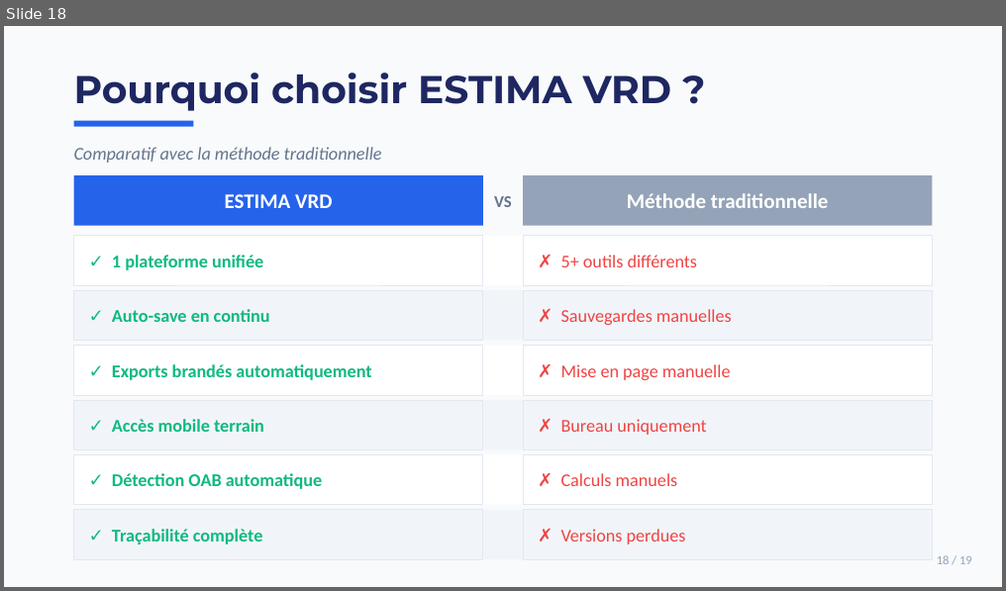
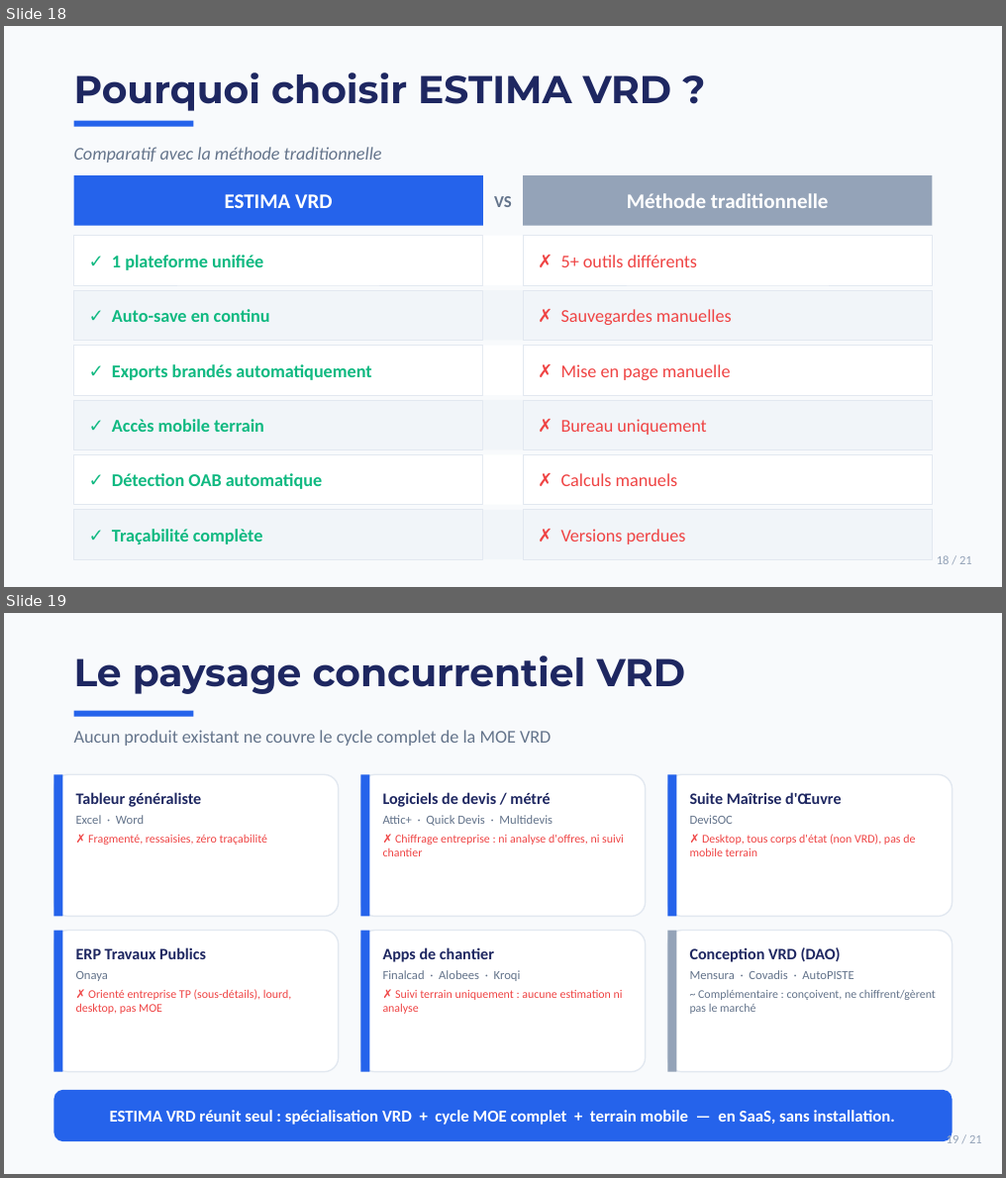
Before and after one commit to sgbiason-ai/ESTIMA, a slide deck: ESTIMA_VRD_Presentation_Commerciale.pptx. Shown one above the other, each under a label of ours: slide 18 before the commit, slides 18 and 19 after it. The pictures are 1006x591 and 1006x1178 pixels, drawn with LibreOffice and Linux fonts; fonts in the diff are those of the drawing. Boxes give left, top, right and bottom in pixels: in the first picture for what was removed or moved away, otherwise in the second. Text is boxed around its words. In the diff, an @@ line names an element or a change of style, - is before the commit and + after.

```diff
--- a/ESTIMA_VRD_Presentation_Commerciale.pptx
+++ b/ESTIMA_VRD_Presentation_Commerciale.pptx
@@ slide 19 added at <box>4,613,1002,1174</box>, background #F8FAFC @@
@@ text added at <box>74,656,686,694</box>, 28 pt, text #1E2761, bold @@
+Le paysage concurrentiel VRD
@@ rectangle added at <box>74,711,194,717</box>, fill #2563EB @@
@@ text added at <box>74,730,550,746</box>, 13 pt, text #64748B @@
+Aucun produit existant ne couvre le cycle complet de la MOE VRD
@@ rounded rectangle added at <box>54,774,339,916</box>, fill #FFFFFF, outline #E2E8F0 1 pt @@
@@ rectangle added at <box>54,774,62,916</box>, fill #2563EB @@
@@ rounded rectangle added at <box>361,774,646,916</box>, fill #FFFFFF, outline #E2E8F0 1 pt @@
@@ rectangle added at <box>361,774,370,916</box>, fill #2563EB @@
@@ rounded rectangle added at <box>667,774,952,916</box>, fill #FFFFFF, outline #E2E8F0 1 pt @@
@@ rectangle added at <box>667,774,676,916</box>, fill #2563EB @@
@@ text added at <box>76,792,267,845</box>, 8.5 pt, text #EF4444 @@
+Tableur généraliste
+Excel · Word
+✗ Fragmenté, ressaisies, zéro traçabilité
@@ text added at <box>383,792,624,857</box>, 8.5 pt, text #EF4444 @@
+Logiciels de devis / métré
+Attic+ · Quick Devis · Multidevis
+✗ Chiffrage entreprise : ni analyse d'offres, ni suivi chantier
@@ text added at <box>690,792,915,857</box>, 8.5 pt, text #EF4444 @@
+Suite Maîtrise d'Œuvre
+DeviSOC
+✗ Desktop, tous corps d'état (non VRD), pas de mobile terrain
@@ rounded rectangle added at <box>54,931,339,1072</box>, fill #FFFFFF, outline #E2E8F0 1 pt @@
@@ rectangle added at <box>54,931,62,1072</box>, fill #2563EB @@
@@ rounded rectangle added at <box>361,931,646,1072</box>, fill #FFFFFF, outline #E2E8F0 1 pt @@
@@ rectangle added at <box>361,931,370,1072</box>, fill #2563EB @@
@@ rounded rectangle added at <box>667,931,952,1072</box>, fill #FFFFFF, outline #E2E8F0 1 pt @@
@@ rectangle added at <box>667,931,676,1072</box>, fill #94A3B8 @@
@@ text added at <box>76,948,292,1014</box>, 8.5 pt, text #EF4444 @@
+ERP Travaux Publics
+Onaya
+✗ Orienté entreprise TP (sous-détails), lourd, desktop, pas MOE
@@ text added at <box>383,948,623,1014</box>, 8.5 pt, text #EF4444 @@
+Apps de chantier
+Finalcad · Alobees · Kroqi
+✗ Suivi terrain uniquement : aucune estimation ni analyse
@@ text added at <box>690,948,936,1014</box>, 8.5 pt, text #64748B @@
+Conception VRD (DAO)
+Mensura · Covadis · AutoPISTE
+~ Complémentaire : conçoivent, ne chiffrent/gèrent pas le marché
@@ rounded rectangle added at <box>54,1090,952,1142</box>, fill #2563EB @@
@@ text added at <box>110,1110,895,1125</box>, 12 pt, text #FFFFFF, bold @@
+ESTIMA VRD réunit seul : spécialisation VRD + cycle MOE complet + terrain mobile — en SaaS, sans installation.
@@ text added at <box>946,1134,982,1144</box>, 9 pt, text #94A3B8 @@
+19 / 21
@@ slide 18 changed as well @@
@@ text at <box>937,556,972,565</box>: text changed @@
-18 / 19
+18 / 21
```
Also in this commit, not shown: 18 other slides changed, 1 other slide added.
